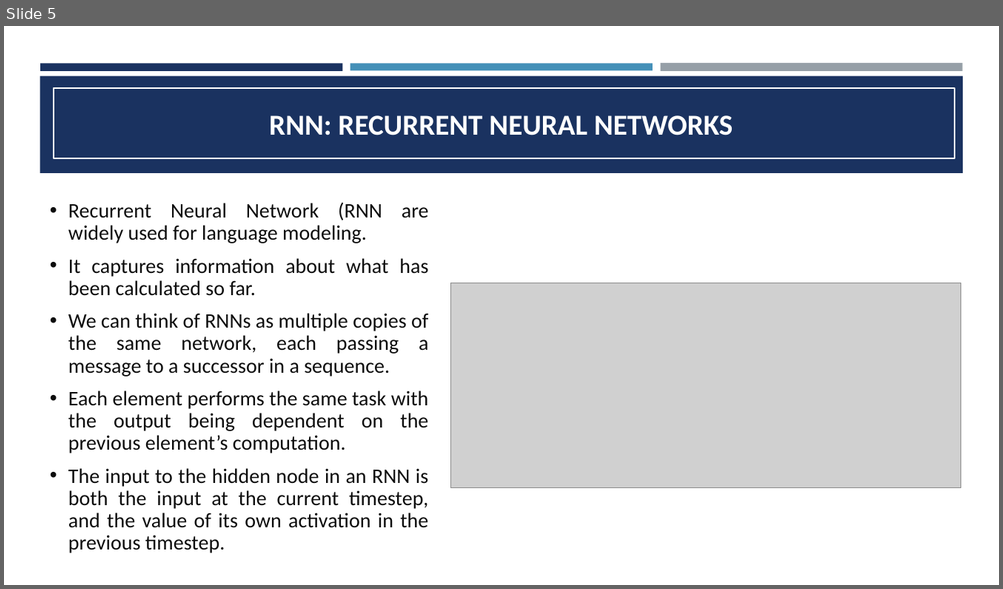
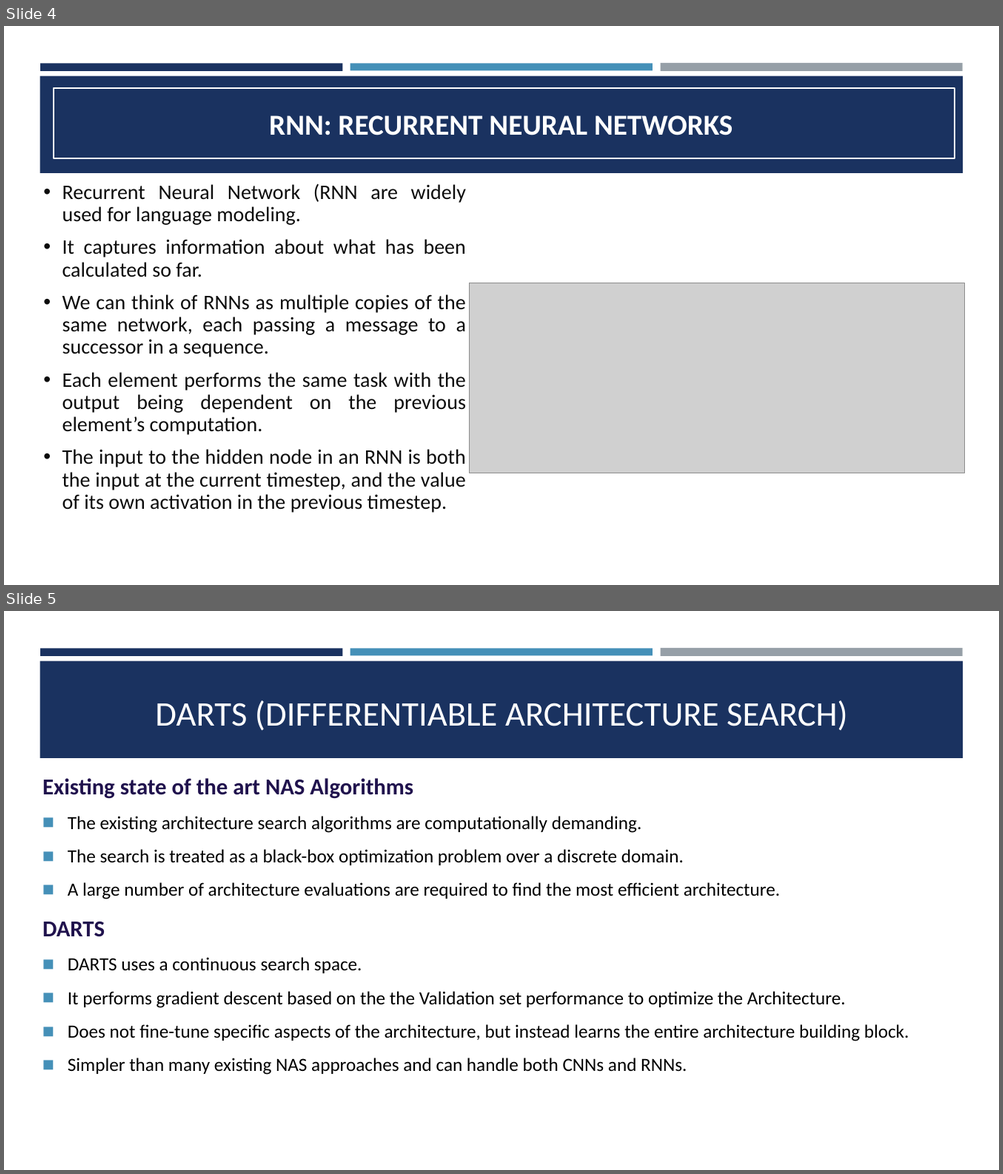
Before and after one commit to Experiment5X/IntelligentSystemsResearchPaper, a slide deck: DARTs and ProxylessNAS Presentation.pptx. Shown one above the other, each under a label of ours: slide 5 before the commit, slides 4 and 5 after it. The pictures are 1003x589 and 1003x1174 pixels, drawn with LibreOffice and Linux fonts; fonts in the diff are those of the drawing; grey boxes stand for pictures. Boxes give left, top, right and bottom in pixels: in the first picture for what was removed or moved away, otherwise in the second. Text is boxed around its words. In the diff, an @@ line names an element or a change of style, - is before the commit and + after.

```diff
--- a/DARTs and ProxylessNAS Presentation.pptx
+++ b/DARTs and ProxylessNAS Presentation.pptx
@@ slide 5 added at <box>4,611,999,1170</box>, background #FFFFFF; not listed: 4 template elements that a slide beside it also shows @@
@@ title added at <box>155,701,848,731</box>, 33.3 pt, text #FFFFFF @@
+DARTS (DIFFERENTIABLE ARCHITECTURE SEARCH)
@@ text added at <box>42,778,909,1075</box>, 18 pt, text #000000 @@
+Existing state of the art NAS Algorithms
+◼ The existing architecture search algorithms are computationally demanding.
+◼ The search is treated as a black-box optimization problem over a discrete domain.
+◼ A large number of architecture evaluations are required to find the most efficient architecture.
+DARTS
+◼ DARTS uses a continuous search space.
+◼ It performs gradient descent based on the the Validation set performance to optimize the Architecture.
+◼ Does not fine-tune specific aspects of the architecture, but instead learns the entire architecture building block.
+◼ Simpler than many existing NAS approaches and can handle both CNNs and RNNs.
@@ what was slide 5 is now slide 4 @@
@@ slide 4 changed as well @@
@@ text "Recurrent Neural Network (RNN are ...": place and size @@
-text "Recurrent Neural Network (RNN are ..." at <box>68,202,429,554</box>
+text "Recurrent Neural Network (RNN are ..." at <box>62,184,466,513</box>
@@ text "Recurrent Neural Network (RNN are ..." at <box>62,184,466,513</box>: text colour #0D0D0D to #0C0C0C; less space between paragraphs @@
@@ picture: place and size @@
-picture at <box>450,284,961,488</box>
+picture at <box>469,284,965,474</box>
```
Also in this commit, not shown: 10 other slides changed, 1 other slide added, 5 slides removed, 3 other files.
